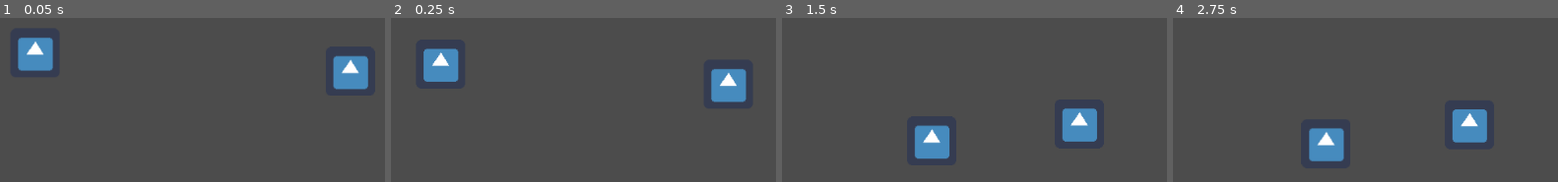
Above: before the commit, frames 1-4 (left to right).
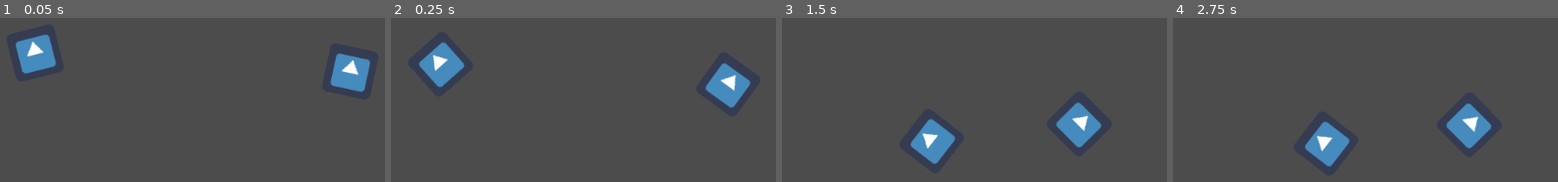
Above: after the commit, the same moments.

Repository: 2Dynamics/jamgame
Game: Godot game, scene res://PlayerTest.tscn
Two runs of this game, one before a commit and one after it. Both use one fixed random seed, a clock stepped at 60 frames per second and the inputs below. The engine's default icon, where the game draws it, is replaced by a stand-in: a white triangle on a blue panel in a dark square.
Inputs:
- Up to frame 1 (0.05 s): no input
- Up to frame 2 (0.25 s): no input
- Up to frame 3 (1.5 s): no input
- Up to frame 4 (2.75 s): tap Enter at 2 s

The runs differ from the first frame. In frame 1, 1.1% of the frame differs, in the area x 4-97%, y 10-45%; in frame 2, 1.7%; in frame 3, 1.8%; in frame 4, 1.8%, in the area x 34-83%, y 52-91%.

Commit message:
Obroty gracza

Diff:
--- a/Scripts/Player.gd
+++ b/Scripts/Player.gd
@@ -10,8 +10,11 @@
 	move.x = int(Input.is_action_pressed(action("right"))) - int(Input.is_action_pressed(action("left")))
 	move.y = int(Input.is_action_pressed(action("down"))) - int(Input.is_action_pressed(action("up")))
 
+	var grav = global_position.direction_to(center.global_position)
+	rotation = lerp_angle(rotation, grav.angle() - PI/2, 0.1)
+
 	if global_position.distance_to(center.global_position) > 200: #tymczasowe
-		velocity += global_position.direction_to(center.global_position) * 1000 * delta
+		velocity += grav * 1000 * delta
 	velocity += move * 400 * delta
 	velocity *= 0.95
 
